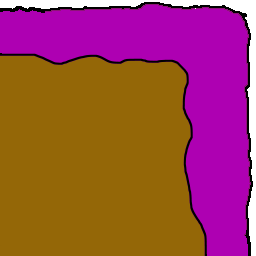
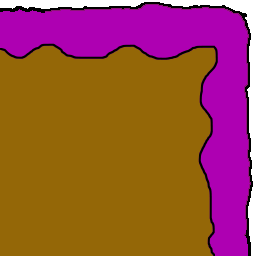
Two versions of the same layered image (256px x 256px). Layer-by-layer changes:
renamed "2" to "Layer 1", hid it, painted on it over [0, 8, 218, 256]
hid "NDL Middle" over [0, 8, 218, 256]
added layer "NDL Middle-New" above "NDL" over [0, 8, 218, 256]
